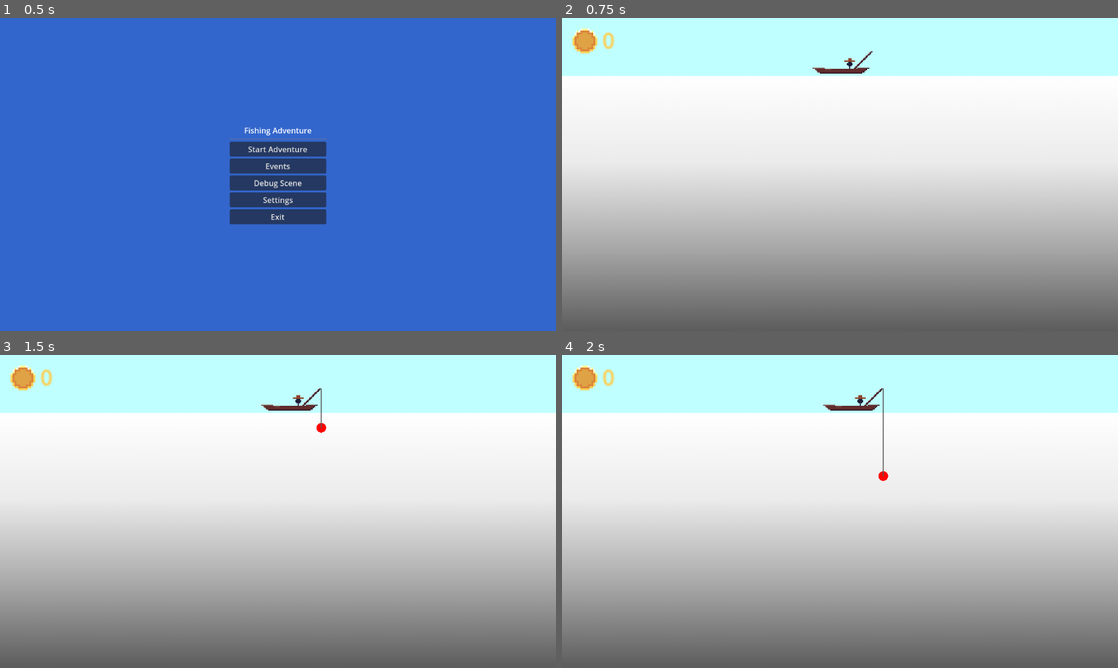
Above: before the commit, frames 1-4 (two rows, left to right).
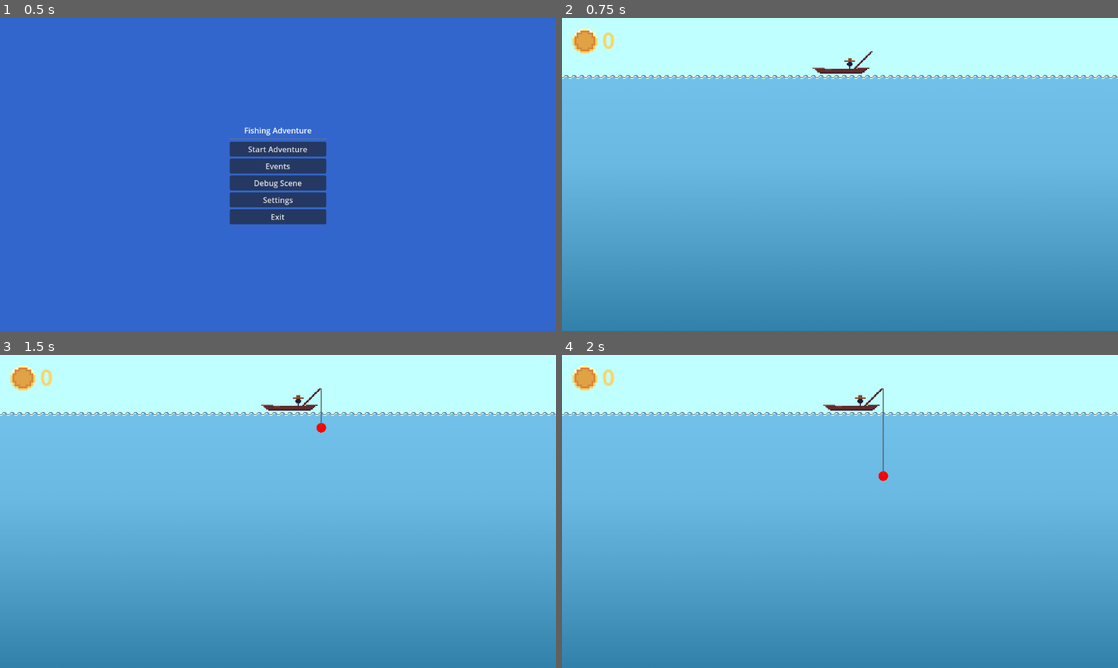
Above: after the commit, the same moments.

Repository: Gugaapo/fishing_game
Game: Godot game, scene res://scenes/main_menu.tscn
Two runs of this game, one before a commit and one after it. Both use one fixed random seed, a clock stepped at 60 frames per second and the inputs below.
Inputs (mouse positions are in pixels of both pictures, inside the frame that each line leads up to):
- Up to frame 1 (0.5 s): no input
- Up to frame 2 (0.75 s): click "Debug Scene" at 0.5 s
- Up to frame 3 (1.5 s): tap Enter (ui_accept) at 1.25 s; move the mouse to (400, 495) at 1.27 s; hold Right (ui_right) from 1.28 s (still down); tap Z (fish) at 1.35 s; click (400, 495) at 1.42 s
- Up to frame 4 (2 s): keep holding Right (ui_right); tap Enter (ui_accept) at 1.52 s

Frame 1 is identical in both runs. In frame 2, 82% of the frame differs, in the area x 0-100%, y 18-100%; in frame 3, 81%; in frame 4, 81%.

Commit message:
player goes back to map when fish catch

Diff:
--- a/scenes/fishing_scene/debug_scene.tscn
+++ b/scenes/fishing_scene/debug_scene.tscn
@@ -1,6 +1,7 @@
-[gd_scene load_steps=13 format=3 uid="uid://cfd2yhkg7texu"]
+[gd_scene load_steps=15 format=3 uid="uid://cfd2yhkg7texu"]
 
 [ext_resource type="Script" path="res://scripts/fishing_scripts/debug_scene_controller.gd" id="1_script"]
+[ext_resource type="Texture2D" uid="uid://bfyc7ntifu2f7" path="res://assets/brackeys_platformer_assets/sprites/world_tileset.png" id="2_xpaf7"]
 [ext_resource type="Script" path="res://scripts/fishing_scripts/FishSpawner.gd" id="3_n6o05"]
 [ext_resource type="PackedScene" uid="uid://b0p1j4pm1s36b" path="res://scenes/fishing_scene/fishes/fish_baiacu.tscn" id="4_23wvb"]
 [ext_resource type="PackedScene" uid="uid://cdnqtebfupj62" path="res://scenes/fishing_scene/boat.tscn" id="5_8rwe7"]
@@ -14,7 +15,138 @@
 [sub_resource type="WorldBoundaryShape2D" id="WorldBoundaryShape2D_ttqpa"]
 distance = -11.0
 
+[sub_resource type="TileSetAtlasSource" id="TileSetAtlasSource_pygva"]
+texture = ExtResource("2_xpaf7")
+0:0/0 = 0
+1:0/0 = 0
+2:0/0 = 0
+3:0/0 = 0
+4:0/0 = 0
+5:0/0 = 0
+6:0/0 = 0
+7:0/0 = 0
+8:0/0 = 0
+9:0/0 = 0
+10:0/0 = 0
+11:0/0 = 0
+0:1/0 = 0
+1:1/0 = 0
+2:1/0 = 0
+3:1/0 = 0
+4:1/0 = 0
+5:1/0 = 0
+6:1/0 = 0
+7:1/0 = 0
+8:1/0 = 0
+9:1/0 = 0
+10:1/0 = 0
+11:1/0 = 0
+0:2/0 = 0
+1:2/0 = 0
+2:2/0 = 0
+3:2/0 = 0
+4:2/0 = 0
+5:2/0 = 0
+6:2/0 = 0
+7:2/0 = 0
+8:2/0 = 0
+9:2/0 = 0
+10:2/0 = 0
+11:2/0 = 0
+0:3/0 = 0
+1:3/0 = 0
+2:3/0 = 0
+5:3/0 = 0
+6:3/0 = 0
+7:3/0 = 0
+8:3/0 = 0
+9:3/0 = 0
+0:4/0 = 0
+1:4/0 = 0
+2:4/0 = 0
+3:4/0 = 0
+4:4/0 = 0
+5:4/0 = 0
+6:4/0 = 0
+7:4/0 = 0
+8:4/0 = 0
+9:4/0 = 0
+0:5/0 = 0
+1:5/0 = 0
+2:5/0 = 0
+3:5/0 = 0
+4:5/0 = 0
+5:5/0 = 0
+6:5/0 = 0
+7:5/0 = 0
+8:5/0 = 0
+1:6/0 = 0
+2:6/0 = 0
+3:6/0 = 0
+4:6/0 = 0
+5:6/0 = 0
+6:6/0 = 0
+7:6/0 = 0
+8:6/0 = 0
+0:7/0 = 0
+1:7/0 = 0
+3:7/0 = 0
+5:7/0 = 0
+6:7/0 = 0
+7:7/0 = 0
+8:7/0 = 0
+0:8/0 = 0
+1:8/0 = 0
+2:8/0 = 0
+3:8/0 = 0
+4:8/0 = 0
+5:8/0 = 0
+6:8/0 = 0
+7:8/0 = 0
+8:8/0 = 0
+0:9/0 = 0
+1:9/0 = 0
+2:9/0 = 0
+3:9/0 = 0
+4:9/0 = 0
+5:9/0 = 0
+6:9/0 = 0
+7:9/0 = 0
+0:10/0 = 0
+1:10/0 = 0
+2:10/0 = 0
+3:10/0 = 0
+4:10/0 = 0
+6:10/0 = 0
+0:11/0 = 0
+1:11/0 = 0
+2:11/0 = 0
+3:11/0 = 0
+4:11/0 = 0
+5:11/0 = 0
+0:12/0 = 0
+1:12/0 = 0
+2:12/0 = 0
+3:12/0 = 0
+4:12/0 = 0
+0:13/0 = 0
+1:13/0 = 0
+2:13/0 = 0
+3:13/0 = 0
+4:13/0 = 0
+5:13/0 = 0
+0:14/0 = 0
+1:14/0 = 0
+2:14/0 = 0
+3:14/0 = 0
+4:14/0 = 0
+0:15/0 = 0
+1:15/0 = 0
+2:15/0 = 0
+3:15/0 = 0
+
 [sub_resource type="TileSet" id="TileSet_g7faa"]
+sources/0 = SubResource("TileSetAtlasSource_pygva")
 
 [node name="guilherme_tutorial" type="Control"]
 layout_mode = 3
--- a/scripts/fishing_scripts/FishingRod.gd
+++ b/scripts/fishing_scripts/FishingRod.gd
@@ -5,53 +5,43 @@
 @export var bottom_y: float = 420.0
 @export var spawn_offset_y: float = 32.0
 @export var player_path: NodePath
-@export var spawn_local_position_path : NodePath
+@export var spawn_local_position_path: NodePath
 @export var rod_tip_path: NodePath
-@export var rod_tip_local_offset := Vector2(0,0)
+@export var rod_tip_local_offset := Vector2(0, 0)
 @export var line_color: Color = Color.WHITE
 @export var line_width: float = 2.0
 
-@export var catch_ui_control_path : NodePath
-# Signal emitted when a fish is caught
+@export var catch_ui_control_path: NodePath
+@export var return_scene_path: String = "res://scenes/map.tscn"  # scene to go back to
+
 signal fish_caught(fish_value: int, fish_name: String)
 
 var going_down := false
 var returning_up := false
 var spawn_position: Vector2
 var player: Node2D
-var caught_fish: Array[Node] = []  # Array to hold multiple caught fish
 
 @onready var hitbox: Area2D = $Hitbox
 @onready var rod_tip_node: Node2D = get_node_or_null(rod_tip_path) as Node2D if rod_tip_path != NodePath() else null
 @onready var spawn_local_position_node: Node2D = get_node_or_null(spawn_local_position_path)
 @onready var catch_ui_control: CatchUIControl = get_node_or_null(catch_ui_control_path)
+@onready var audio_player: AudioStreamPlayer = AudioStreamPlayer.new()
 
-# preload the sounds
-var catch_sounds := [
-	#preload("res://assets/sounds/catch_fish_1.wav"),
-	#preload("res://assets/sounds/catch_fish_2.wav")
-]
-
-@onready var audio_player: AudioStreamPlayer = AudioStreamPlayer.new()
+var _teleport_scheduled := false
 
 func _ready():
 	add_to_group("fishing_rod")
 	hide()
-
-	# add the audio player to this node so it can play sounds
 	add_child(audio_player)
 
-	# Resolve player
 	if player_path != NodePath():
 		player = get_node_or_null(player_path) as Node2D
 	if player == null:
 		player = get_tree().get_first_node_in_group("player") as Node2D
 
-	# Make sure the hitbox radius matches the drawn circle
 	var shape := hitbox.get_node_or_null("CollisionShape2D") as CollisionShape2D
 	if shape and shape.shape is CircleShape2D:
 		(shape.shape as CircleShape2D).radius = radius
-
 
 func _process(delta: float):
 	if Input.is_action_just_pressed("fish") and not going_down and not returning_up:
@@ -68,66 +58,22 @@
 		if global_position.y >= bottom_y:
 			going_down = false
 			returning_up = true
-
 	elif returning_up:
 		global_position.y -= speed * delta
 		if global_position.y <= spawn_position.y:
 			returning_up = false
 			hide()
-
-			# Handle all caught fish
-			if caught_fish.size() > 0:
-				var total_caught_points = 0
-				var caught_fish_names = []
-
-				# Process each caught fish
-				for fish in caught_fish:
-					if fish and fish.is_inside_tree():
-						var fish_value = 0
-						var fish_name = fish.name
-
-						# Get fish value
-						if fish.has_method("on_caught"):
-							fish_value = fish.on_caught()
-						elif fish.has_method("get_value"):
-							fish_value = fish.get_value()
-
-						# Add to totals
-						total_caught_points += fish_value
-						caught_fish_names.append(fish_name)
-
-						# Destroy the fish
-						if fish.has_method("force_destroy"):
-							fish.force_destroy()
-						else:
-							if fish.has_method("release"):
-								fish.release()
-							fish.queue_free()
-							print("Destroying caught fish: %s" % fish.name)
-
-				# Update total points and emit signal
-				Globals.money += total_caught_points
-				var fish_list = ", ".join(caught_fish_names)
-				fish_caught.emit(total_caught_points, fish_list)  # keep the same signal payload
-				print("Caught %d fish: %s! +%d money. Balance: %d" % [caught_fish.size(), fish_list, total_caught_points, Globals.money])
-				# Clear the caught fish array
-				caught_fish.clear()
-
-			# Removed automatic fleeing when no fish is caught
-			# Fish will now only flee based on their individual lifetime timers
+	# no more “process later” points logic here — money updates instantly on catch
 
 	queue_redraw()
-
 
 func _draw():
 	if not visible:
 		return
 	draw_circle(Vector2.ZERO, radius, Color.RED)
 	var start_local := _get_rod_tip_local()
-	var end_local := Vector2.ZERO
 	if start_local != null:
-		draw_line(start_local, end_local, line_color, line_width, true)
-
+		draw_line(start_local, Vector2.ZERO, line_color, line_width, true)
 
 func _get_rod_tip_local() -> Vector2:
 	if rod_tip_node:
@@ -135,99 +81,80 @@
 		return to_local(tip_global)
 	return to_local(spawn_position)
 
-
 # Called by a Fish when it collides with the ball
 func on_hit_fish(fish: Node):
 	if not visible:
 		return
 
-	# Check if the fish should be caught based on its catch chance
 	if fish.has_method("should_be_caught") and fish.should_be_caught():
-		# Fish was caught - add to caught fish array
-		catch_ui_control.show_catch()
+		if catch_ui_control:
+			catch_ui_control.show_catch()
+
+		# start reeling up if not already
 		going_down = false
 		returning_up = true
-		caught_fish.append(fish)  # Add fish to the array
-		if fish.has_method("bite"):
-			fish.bite(self)
-		print("Fish %s successfully caught!" % fish.name)
+
+		# get fish value immediately
+		var fish_value := 0
+		if fish.has_method("on_caught"):
+			fish_value = fish.on_caught()
+		elif fish.has_method("get_value"):
+			fish_value = fish.get_value()
+
+		# 1) UPDATE MONEY INSTANTLY
+		Globals.money += fish_value
+
+		# 2) EMIT SIGNAL PER FISH (matches signal signature)
+		fish_caught.emit(fish_value, fish.name)
+
+		# 3) MAKE THE FISH DISAPPEAR NOW
+		if fish.has_method("force_destroy"):
+			fish.force_destroy()
+		else:
+			if fish.has_method("release"):
+				fish.release()
+			fish.queue_free()
+
+		print("Caught %s! +%d money. Balance: %d" % [fish.name, fish_value, Globals.money])
+
+		# 4) SCHEDULE RETURN AFTER 1s (money already updated)
+		if not _teleport_scheduled:
+			_schedule_return_after_delay()
 	else:
-		catch_ui_control.show_miss()
-		# Fish escaped - make it flee to the sides
+		if catch_ui_control:
+			catch_ui_control.show_miss()
 		if fish.has_method("escape_from_rod"):
 			fish.escape_from_rod()
 		elif fish.has_method("flee"):
 			fish.flee()
 		print("Fish %s escaped the hook!" % fish.name)
 
-	# Play random catch sound
-	#var random_index = randi() % catch_sounds.size()
-	#audio_player.stream = catch_sounds[random_index]
-	#audio_player.play()
+# --- Return to scene after 1 second (but money already updated) ---
+func _schedule_return_after_delay() -> void:
+	_teleport_scheduled = true
+	call_deferred("_do_return_after_delay")
 
-# Function to get total points earned
+func _do_return_after_delay() -> void:
+	await get_tree().create_timer(1.0).timeout
+	if return_scene_path == "":
+		push_error("return_scene_path is empty.")
+		_teleport_scheduled = false
+		return
+	if not ResourceLoader.exists(return_scene_path):
+		push_error("Return scene does not exist: %s" % return_scene_path)
+		_teleport_scheduled = false
+		return
+	print("Returning to:", return_scene_path)
+	get_tree().change_scene_to_file(return_scene_path)
+
+# --- Optional helpers (still work, now reflect Globals.money) ---
 func get_total_points() -> int:
 	return Globals.money
 
-# Function to reset total points
 func reset_points():
 	Globals.money = 0
 	print("Money reset to 0")
 
-# Function to add bonus points
 func add_bonus_points(bonus: int):
 	Globals.money += bonus
 	print("Bonus! +%d. Balance: %d" % [bonus, Globals.money])
-
-# Function to get number of currently caught fish
-func get_caught_fish_count() -> int:
-	return caught_fish.size()
-
-# Function to get list of currently caught fish names
-func get_caught_fish_names() -> Array[String]:
-	var names: Array[String] = []
-	for fish in caught_fish:
-		if fish and fish.is_inside_tree():
-			names.append(fish.name)
-	return names
-
-# Function to clear caught fish (useful for debugging or reset)
-func clear_caught_fish():
-	caught_fish.clear()
-	print("Cleared caught fish array")
-
-# Function to get fish catch chance information
-func get_fish_catch_info(fish: Node) -> Dictionary:
-	if fish and fish.has_method("get_value") and fish.has_method("should_be_caught"):
-		return {
-			"name": fish.name,
-			"value": fish.get_value(),
-			"catch_chance": fish.catch_chance if "catch_chance" in fish else 0.0,
-			"lifetime": fish.lifetime if "lifetime" in fish else 0.0
-		}
-	return {}
-
-# Function to display fish information (useful for debugging)
-func display_fish_info(fish: Node):
-	var info = get_fish_catch_info(fish)
-	if info.size() > 0:
-		print("Fish Info - Name: %s, Value: %d, Catch Chance: %.1f%%, Lifetime: %.1fs" % [
-			info.name, info.value, info.catch_chance * 100, info.lifetime
-		])
-
-# Function to make all fish in the scene flee
-func _make_all_fish_flee():
-	var fish_spawner = get_tree().get_first_node_in_group("fish_spawner")
-	if fish_spawner:
-		# Find all fish children of the spawner
-		for child in fish_spawner.get_children():
-			if child is FishBase and child.has_method("flee"):
-				child.flee()
-		print("All fish are fleeing!")
-	else:
-		# Fallback: search for all fish in the scene
-		var all_fish = get_tree().get_nodes_in_group("fish")
-		for fish in all_fish:
-			if fish is FishBase and fish.has_method("flee"):
-				fish.flee()
-		print("All fish are fleeing!")
